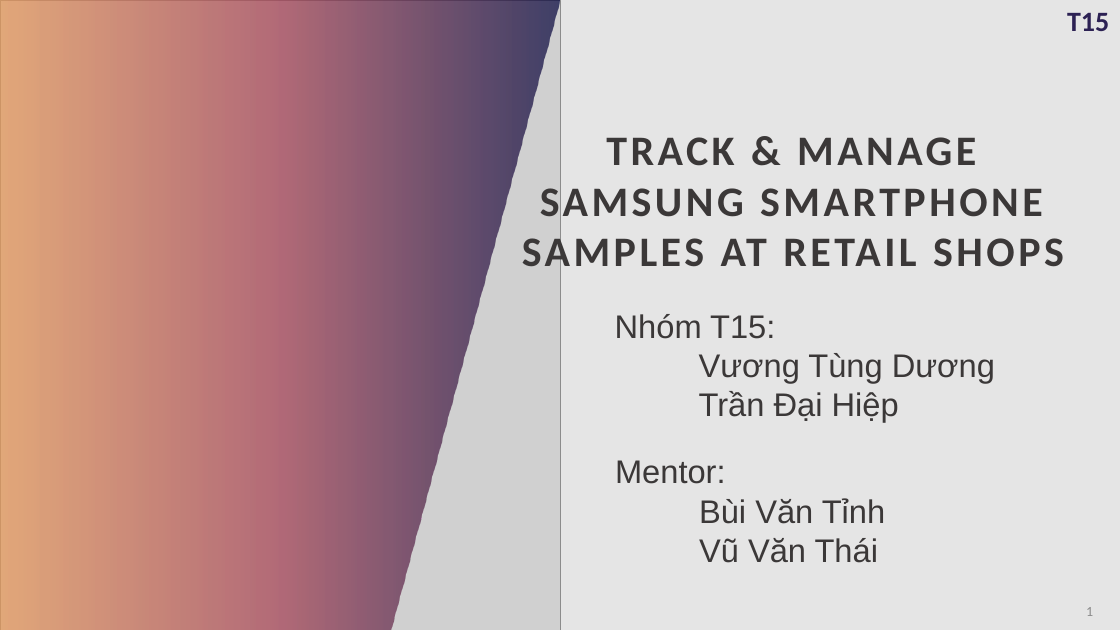
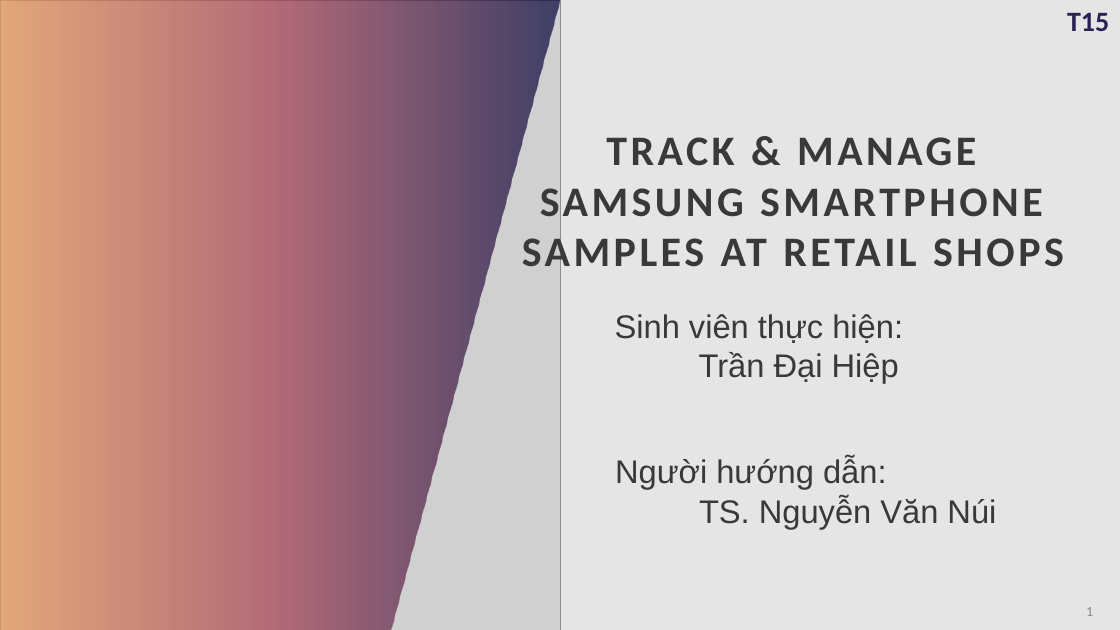
Before and after one commit to daihieptn97/share, a slide deck: slide 1 of Đồ án/BaoCao.pptx. Drawn at 1120x630 pixels with LibreOffice and Linux fonts; fonts in the diff are those of the drawing; grey boxes stand for pictures. Boxes give left, top, right and bottom in pixels: in the first picture for what was removed or moved away, otherwise in the second. Text is boxed around its words. In the diff, an @@ line names an element or a change of style, - is before the commit and + after.

Commit message:
update slide

```diff
--- a/Đồ án/BaoCao.pptx
+++ b/Đồ án/BaoCao.pptx
@@ text at [615, 314, 903, 343]: text changed @@
-Nhóm T15:
-Vương Tùng Dương
+Sinh viên thực hiện:
@@ text at [615, 457, 996, 528]: text changed @@
-Mentor:
-Bùi Văn Tỉnh
-Vũ Văn Thái
+Người hướng dẫn:
+TS. Nguyễn Văn Núi
```
Also in this commit, not shown: 1 other slide changed, 1 slide removed, 3 other files.
